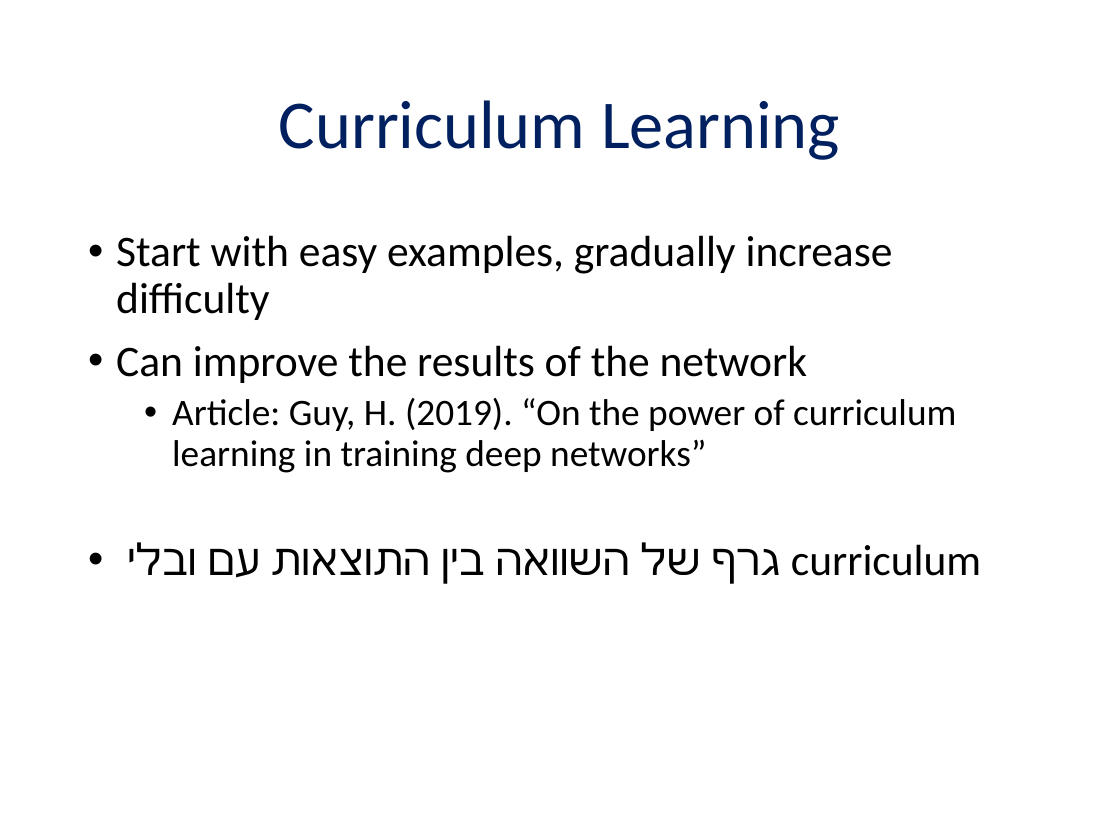
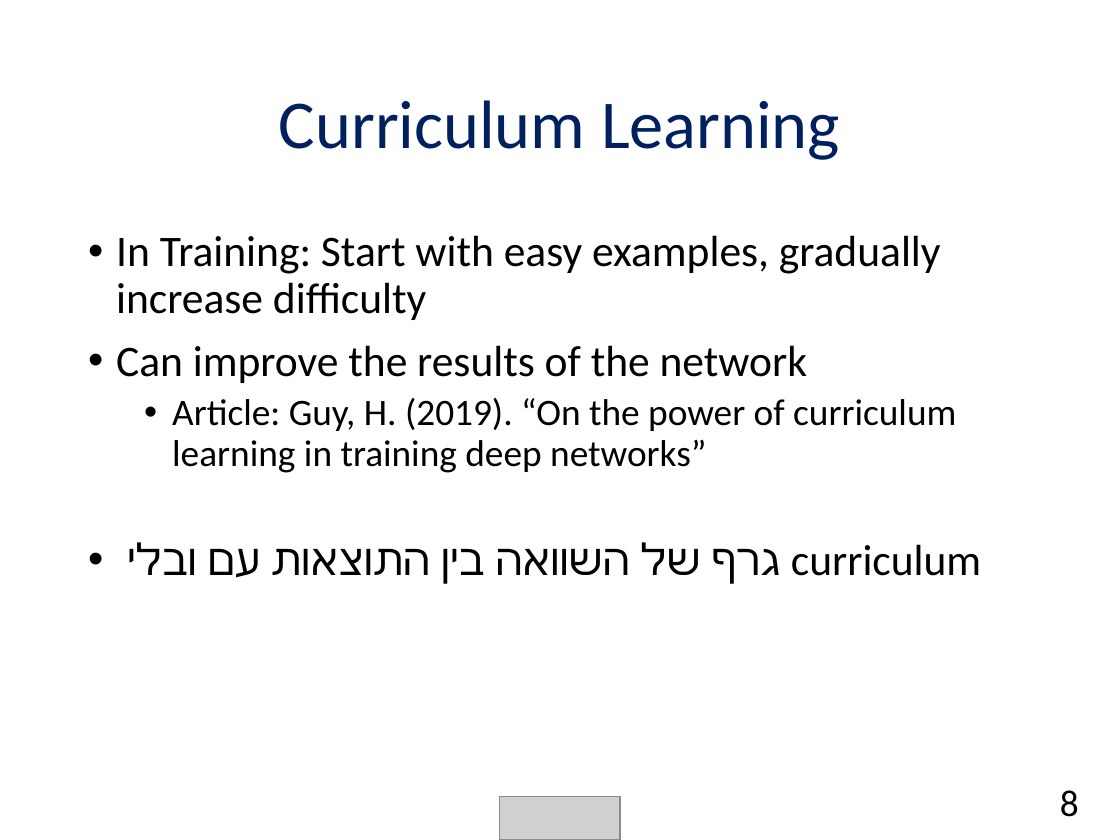
Before and after one commit to chendudai/Sudoku, a slide deck: slide 8 of Presentation/final_presentation.pptx. Drawn at 1120x840 pixels with LibreOffice and Linux fonts; fonts in the diff are those of the drawing; grey boxes stand for pictures. Boxes give left, top, right and bottom in pixels: in the first picture for what was removed or moved away, otherwise in the second. Text is boxed around its words. In the diff, an @@ line names an element or a change of style, - is before the commit and + after.

```diff
--- a/Presentation/final_presentation.pptx
+++ b/Presentation/final_presentation.pptx
@@ text at box(116, 235, 941, 320): text changed @@
-• Start with easy examples, gradually increase difficulty
+• In Training: Start with easy examples, gradually increase difficulty
@@ picture added at box(500, 796, 619, 840) @@
@@ text added at box(1060, 790, 1079, 817), 24 pt, text #000000 @@
+8
```
Also in this commit, not shown: 17 other slides changed.
